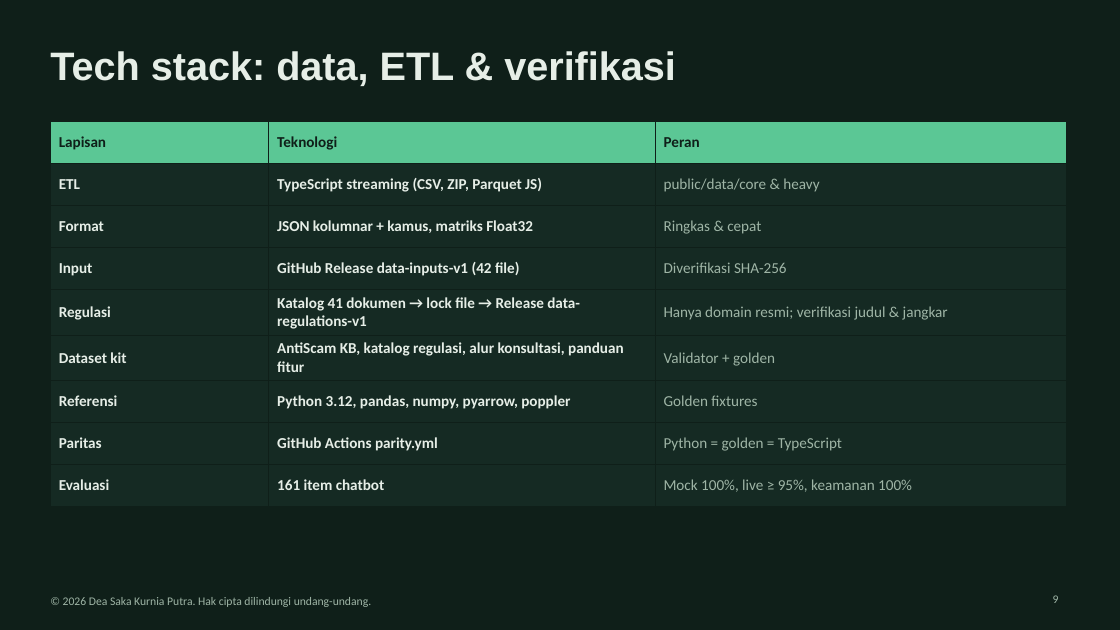
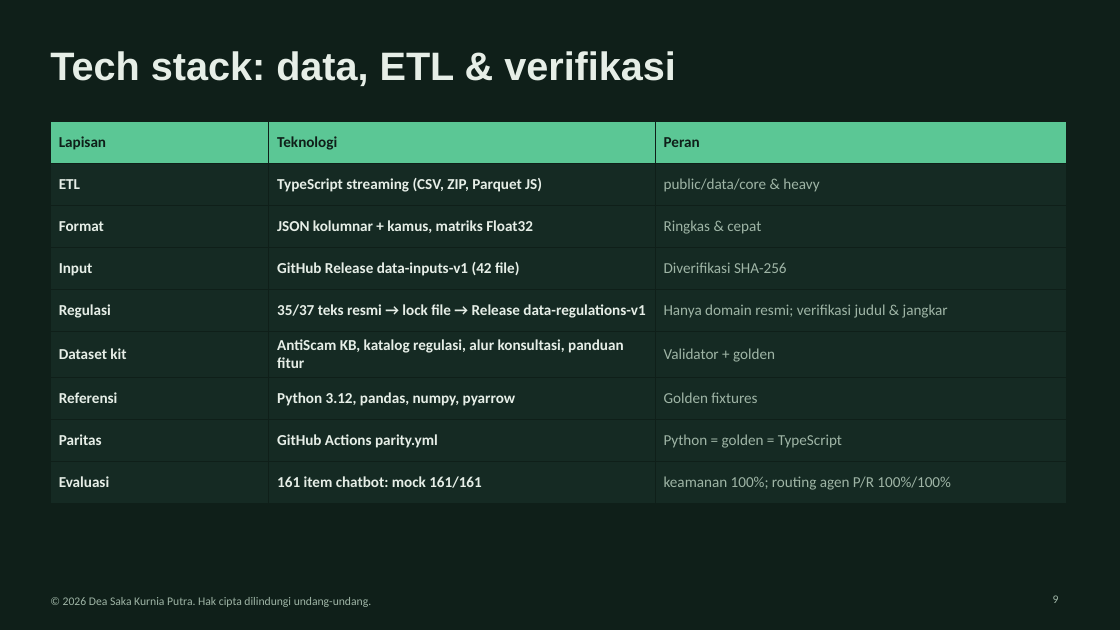
Before and after one commit to DSKPutra/askfolio, a slide deck: slide 9 of kit/whitepaper/Finandex_UTS_Kelompok.pptx. Drawn at 1120x630 pixels with LibreOffice and Linux fonts; fonts in the diff are those of the drawing. Boxes give left, top, right and bottom in pixels: in the first picture for what was removed or moved away, otherwise in the second. Text is boxed around its words. In the diff, an @@ line names an element or a change of style, - is before the commit and + after.

```diff
--- a/kit/whitepaper/Finandex_UTS_Kelompok.pptx
+++ b/kit/whitepaper/Finandex_UTS_Kelompok.pptx
@@ table at <box>50,122,1067,494</box> @@
-row 5, column 2: Katalog 41 dokumen → lock file → Release data-regulations-v1
+row 5, column 2: 35/37 teks resmi → lock file → Release data-regulations-v1
-row 7, column 2: Python 3.12, pandas, numpy, pyarrow, poppler
+row 7, column 2: Python 3.12, pandas, numpy, pyarrow
-row 9, column 2: 161 item chatbot
+row 9, column 2: 161 item chatbot: mock 161/161
-row 9, column 3: Mock 100%, live ≥ 95%, keamanan 100%
+row 9, column 3: keamanan 100%; routing agen P/R 100%/100%
```
Also in this commit, not shown: 12 other slides changed, 2 slides added, 9 other files.
